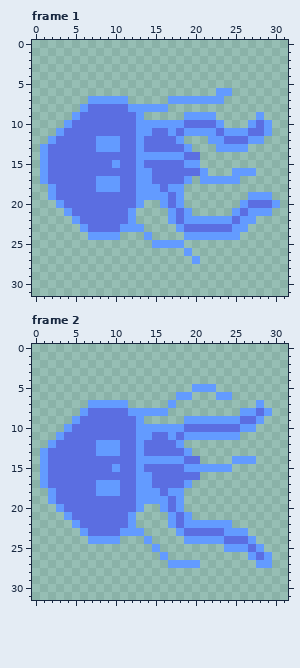
Pixel-art file: assets/sprites/enemies/cyberspace/cs_enemy_light.ase. The first picture shows the starting point.
32x32 pixels, 2 frames. Shown: frame 1, frame 2. The commit also changed other frames, which this record leaves out.
Now the later version:
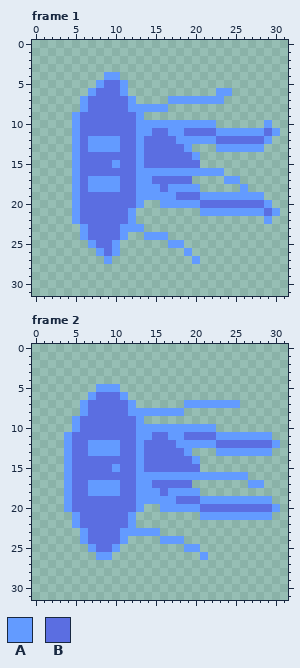
Palette (. is transparent): A #639bff  B #5b6ee1
From old to new:
Changed rows in their new state; - is an unchanged pixel.
Frame 1, layer "Lvl1":
first column x 1:
 4 --------AA--------------------
 5 -------ABBA-------------------
 6 ------ABBBA-------------------
 7 -----ABBBBBA------------------
 9 ------------------....-----.--
10 ---.A-------------AAAA.---..--
11 --..A------------ABBBBA---AABA
12 -...A-A-----------AAA-B---BBA-
13 ....A-A-------------------AA--
14 ....A--------BBBBB-A----------
15 ....A-------------BB----------
16 ....A---------AAAAAA-AA-...---
17 ....A-A-----------B-...-------
18 -...A-A-----------AA-----A----
19 -...A-----------ABBBAAAAAA--.-
20 --..A-----------A-AABBBBBB--A.
21 ---.A-----------...-AAAA-A--BA
22 ----------------...........-A-
23 -----------------.........----
24 -----ABBBBA---AA--.......-----
25 ------ABBA----..--------------
26 -------ABA--------------------
27 --------A---------------------
Frame 2, layer "Lvl1":
first column x 1:
 5 -------AAA---------...--------
 6 ------ABBBA------..---..------
 7 -----ABBBBBA----.-AAAAAAA--.--
 8 ----------------AA-------....-
 9 ------------------..........--
10 ---.A-------------AAAA.....---
11 --.A-------------ABBBB---AAAA-
12 -..A--A-----------AAAABBBBBBBA
13 ...A--A---------------AAAAAAA-
14 ...A---------BBBBB-A----...---
15 ...A--------------BB....------
16 ...A----------AAAAAAAAAAAA----
17 ...A--A-----------B-------AA--
18 -..A--A-----------AA----------
19 -..A------------ABBBAAAAAAAAA-
20 --.A------------A-AABBBBBBBBBA
21 ---.A-----------...-AAAAAAAAA-
22 ----------------........------
23 -------------AA--.........----
24 -----ABBBBA--.-AAA.........---
25 ------ABBA----.---AA---.....--
26 -------AA------.----A-----...-
27 ----------------....-------..-
Boxes around the changes in both pictures, in picture pixels (x1, y1, x2, y2):
changed: (40, 72, 136, 264)
changed: (144, 112, 280, 248)
changed: (40, 384, 280, 568)
